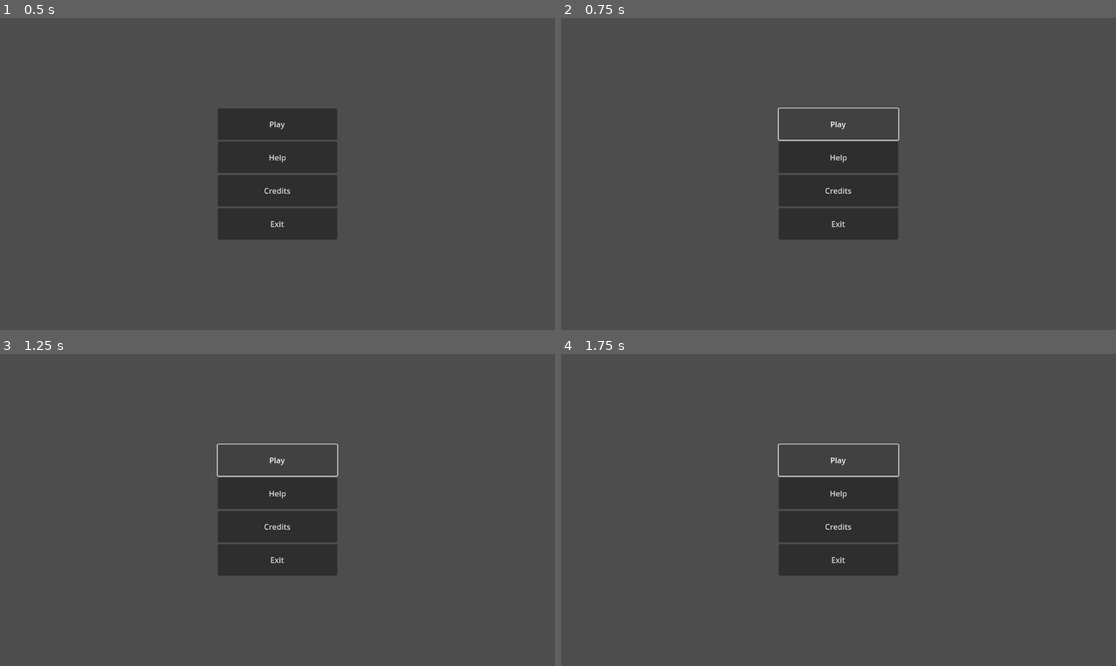
Above: before the commit, frames 1-4 (two rows, left to right).
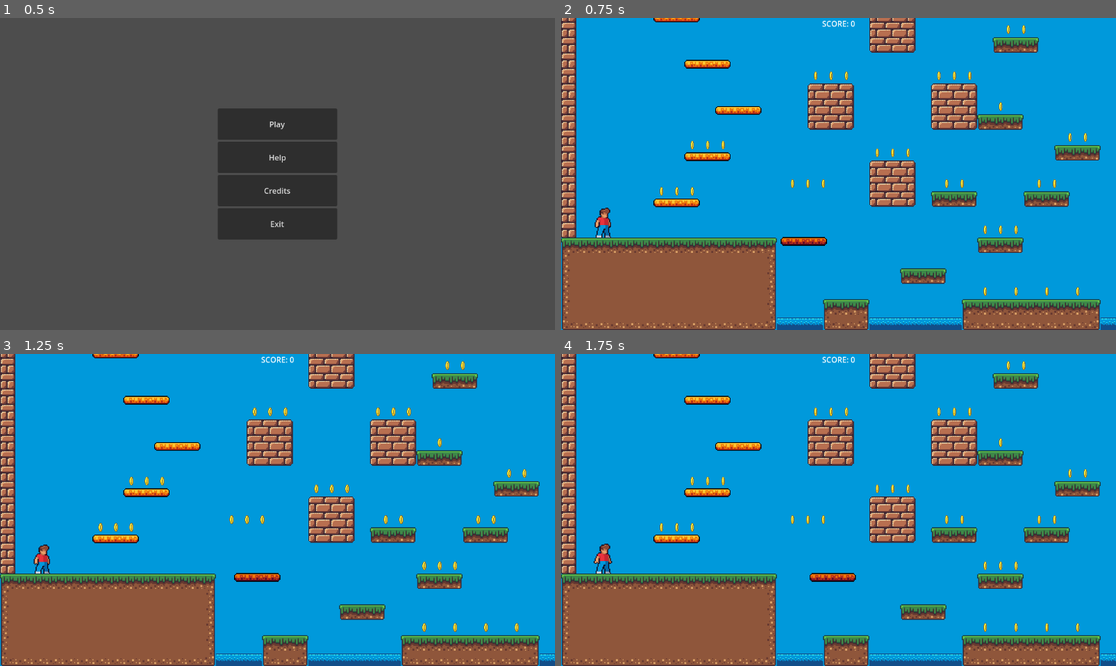
Above: after the commit, the same moments.

Repository: ZalewskiPiotr/Platform-game
Game: Godot game, scene res://scenes/start_page.tscn
The game is run twice, just before and just after one commit, with the same random seed, the same clock (stepped at 60 frames per second) and the same inputs. Sound files missing from this copy of the repository are replaced by a short silence.
Inputs (mouse positions are in pixels of both pictures, inside the frame that each line leads up to):
- Up to frame 1 (0.5 s): no input
- Up to frame 2 (0.75 s): click "Play" at 0.5 s
- Up to frame 3 (1.25 s): no input
- Up to frame 4 (1.75 s): click (838, 460) at 1.25 s, where only the run before the commit has a clickable "Play"

Frame 1 is identical in both runs. In frame 2, 99% of the frame differs, in the area x 0-100%, y 0-100%; in frame 3, 99%; in frame 4, 99%.

Commit message:
Dodano możliwość zmiany scen
Dodano funkcje, które pozwalają zmieniać sceny. Na razie działa i wystarcza :)

Diff:
--- a/globals/game_manager.gd
+++ b/globals/game_manager.gd
@@ -6,6 +6,7 @@
 
 #region Zmienne i stałe
 var _score : int = 0	# Punkty gracza zdobywane w grze
+var _current_scene : Node = null	# Aktualna scena
 #endregion
 
 
@@ -14,6 +15,7 @@
 func _ready() -> void:
 	GlobalEvents.coin_collected.connect(_add_point)
 	GlobalEvents.player_hit.connect(_on_player_hit)
+	_current_scene = _get_current_scene()
 #endregion
 
 
@@ -35,6 +37,26 @@
 
 #endregion
 
+#region Zarządzanie scenami
+func goto_scene(path : String) -> void:
+	call_deferred("_deferred_goto_scene", path)
+
+func _deferred_goto_scene(path : String) -> void:
+	_current_scene.free()
+	var res : Resource = ResourceLoader.load(path)
+	_current_scene = res.instantiate()
+	get_tree().root.add_child(_current_scene)
+	get_tree().current_scene = _current_scene
+
+## Pobranie aktualnej sceny
+## The current scene and global scripts are children of root, but autoloaded nodes (global scripts)
+## are always first. This means that the last child of root is always the loaded/current scene.
+func _get_current_scene() -> Node:
+	var root : Window = get_tree().root
+	var node = root.get_child(root.get_child_count() - 1)
+	return node
+#endregion
+
 ## Co się dzieje w momencie gdy gracz zostaje trafiony. Obecnie resetowane są punkty. Docelowo
 ## powinno nastąpić wyjście do menu głównego gry
 func _on_player_hit() -> void:
--- a/scenes/start_page.gd
+++ b/scenes/start_page.gd
@@ -6,7 +6,7 @@
 
 ## Uruchomienie układu nr 1
 func _on_play_button_pressed() -> void:
-	pass # Replace with function body.
+	GameManager.goto_scene("res://levels/level_1/level_1.tscn")
 
 
 ## Wyświetlenie strony z pomocą
